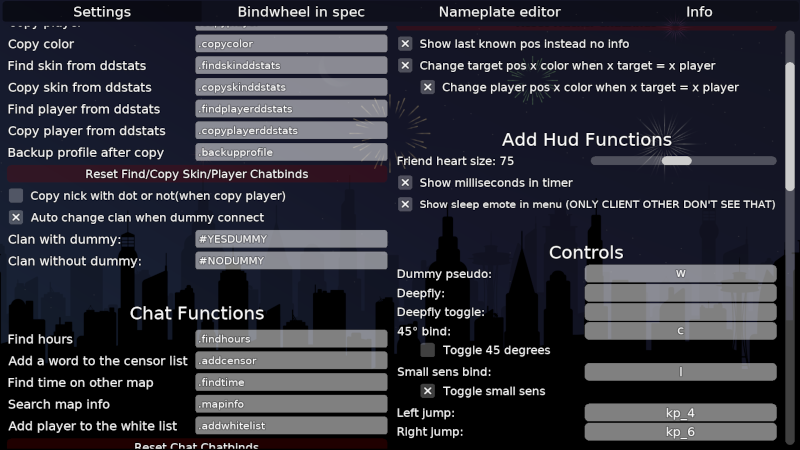
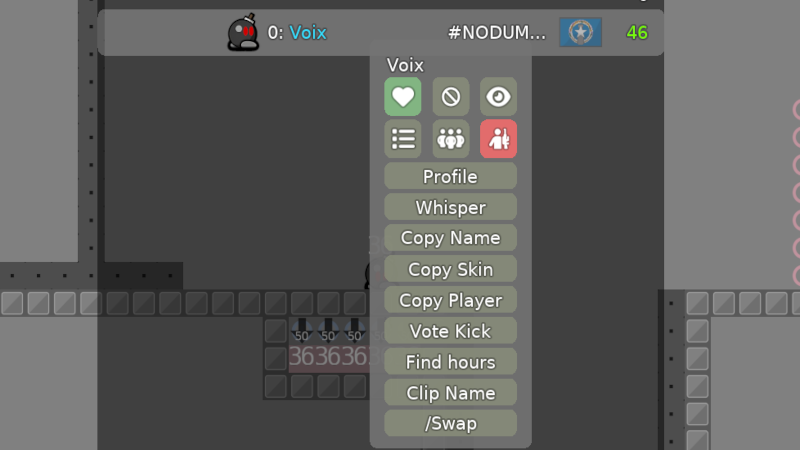
The second (800, 450) image is a revision of the first. Changes to its layers:
hid "Pasted Layer #8" over [0, 0, 800, 450]
added layer "Pasted Layer #9" above "Background" over [0, 0, 800, 450]
